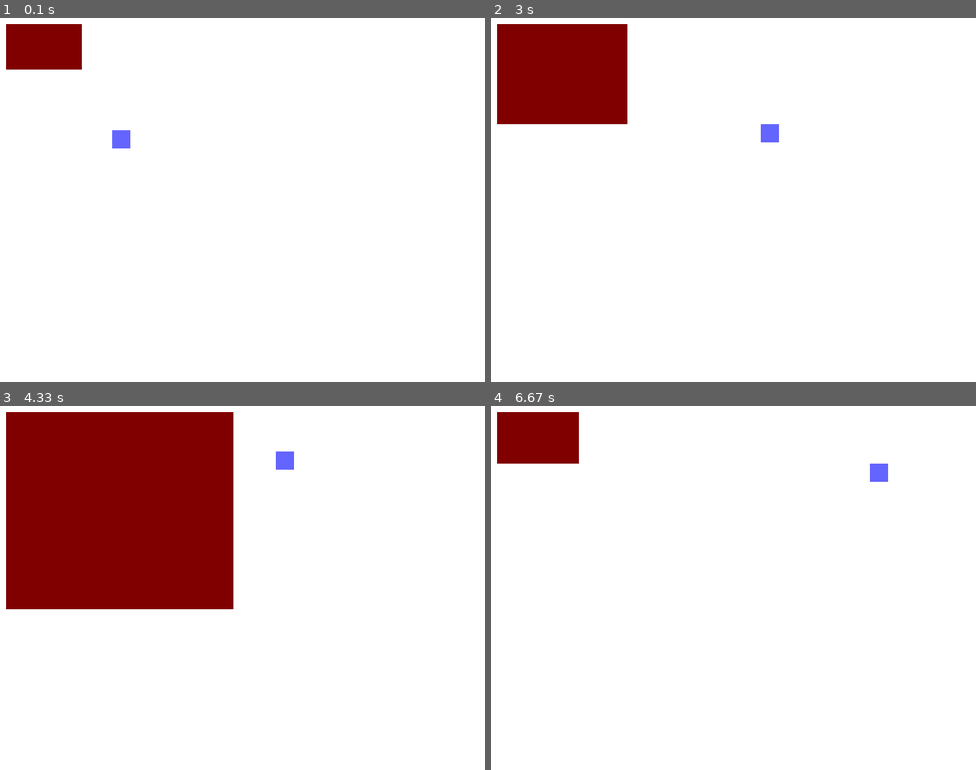
Above: before the commit, frames 1-4 (two rows, left to right).
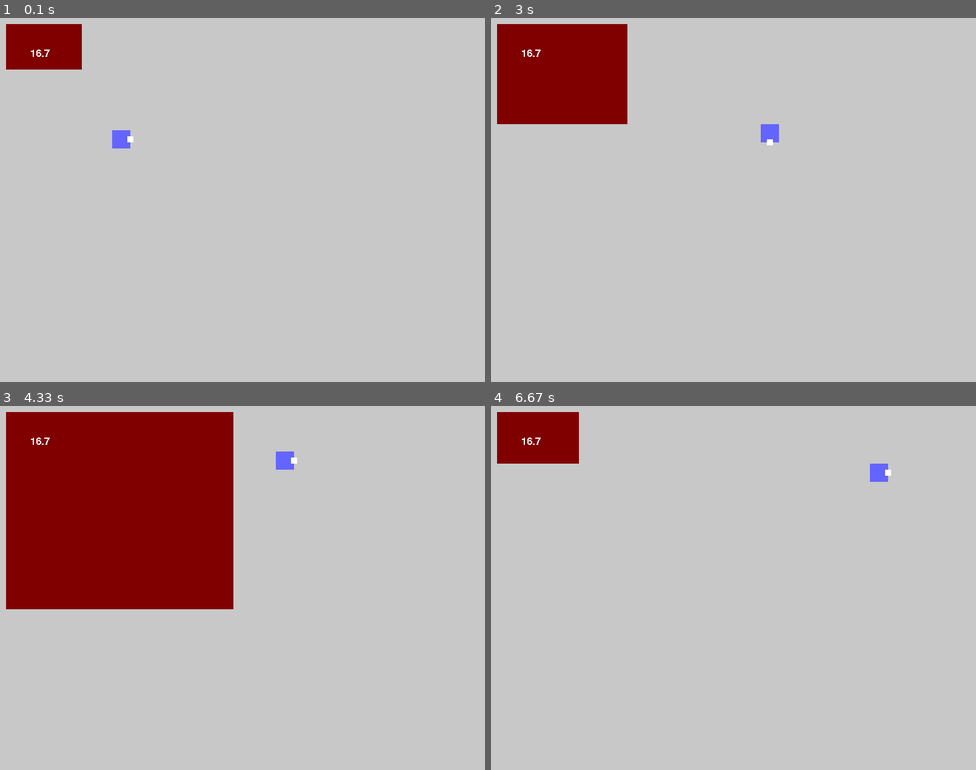
Above: after the commit, the same moments.

Repository: macchan1978/python_game
Game: pygame game, started from pygame_main.py
Two runs of this game, one before a commit and one after it. Both use one fixed random seed, a clock stepped at 60 frames per second and the inputs below.
Inputs:
- Up to frame 1 (0.1 s): no input
- Up to frame 2 (3 s): hold Space 0.33-0.8 s; hold Right 0.33-0.8 s; hold Right 0.83-1.3 s; hold Up 1.33-1.63 s; hold Right 1.67-2.13 s; hold Left 2.17-2.7 s; hold Down from 2.73 s (still down)
- Up to frame 3 (4.33 s): release Down at 3.03 s; hold Left 3.07-3.47 s; hold Up 3.5-3.87 s; hold Right from 3.9 s (still down)
- Up to frame 4 (6.67 s): release Right at 4.53 s; hold Down 4.57-4.93 s; hold Left 4.97-5.43 s; hold Right 5.47-5.93 s; hold Up 5.97-6.27 s; hold Right from 6.3 s (still down)

The runs differ from the first frame. In frame 1, 98% of the frame differs, in the area x 0-100%, y 0-100%; in frame 2, 92%; in frame 3, 74%; in frame 4, 97%.

Commit message:
playerのキー入力処理を整理

Diff:
--- a/objects/objectBase.py
+++ b/objects/objectBase.py
@@ -1,3 +1,5 @@
+from __future__ import annotations
+import math
 import pygame as pg
 
 
@@ -13,6 +15,8 @@
     def __init__(self, x: int, y: int):
         self.x = x
         self.y = y
+    def toTuple(self)->tuple[int,int]:
+        return (self.x, self.y)
 
 
 class PosF:
@@ -34,6 +38,14 @@
     def __mul__(self, trg: float):
         return VecF(self.x*trg, self.y*trg)
 
+    def length(self):
+        return math.sqrt(self.x*self.x+self.y*self.y)
+
+    def normalize(self):
+        len = self.length()
+        return VecF(self.x/len, self.y/len)
+
+
 
 def main():
     v = VecF(1, 2)
--- a/objects/player.py
+++ b/objects/player.py
@@ -1,35 +1,63 @@
 from __future__ import annotations
 import pygame as pg
+import numpy as np
 from .objectBase import *
 from .bullet import *
+from pygame_main import GamePad
 
 
 class Player(ObjectBase):
     def __init__(self, pos: PosF):
+        self.counter = 0
+        self.shotCount = 0
         self.color = [100, 100, 255]
         self.pos = pos
+        self.speed = 5
         self.dirVec = VecF(1, 0)
         self.moveVec = VecF(0, 0)
         self.rect = pg.Rect(0, 0, 30, 30)
+        self.rectDir = pg.Rect(0, 0, 10, 10)
         self.updateRect()
 
+    def play(self, pad: GamePad, bullets: list[Bullet]):
+        speed = self.speed
+        if pad.keyUp:
+            self.setMoveVec(VecF(0, -speed))
+        if pad.keyRight:
+            self.setMoveVec(VecF(speed, 0))
+        if pad.keyDown:
+            self.setMoveVec(VecF(0, speed))
+        if pad.keyLeft:
+            self.setMoveVec(VecF(-speed, 0))
+        if pad.buttonSpace:
+            self.shot(bullets)
+        pass
+
     def updateRect(self):
-        posI = self.pos.toPosI()
-        self.rect.center = (posI.x, posI.y)
+        self.rect.center = self.pos.toPosI().toTuple()
 
-    def move(self, vec: VecF):
-        self.moveVec = self.dirVec = vec
+    def setMoveVec(self, vec: VecF):
+        self.moveVec = vec
+        self.dirVec = vec.normalize()
 
     def shot(self, bullets: list[Bullet]):
-        bullets.append(Bullet(self.pos, self.dirVec*2))
+        if self.shotCount + 10 > self.counter:
+            return
+        bullets.append(Bullet(self.pos, self.dirVec*2*self.speed))
+        self.shotCount = self.counter
+
         pass
 
     def tick(self):
         self.pos += self.moveVec
         self.moveVec = VecF(0, 0)
         self.updateRect()
+        self.counter += 1
 
     def render(self, surface: pg.surface.Surface):
         pg.draw.rect(surface, color=self.color, rect=self.rect)
+        dirRectPos = self.pos + self.dirVec*15
+        self.rectDir.center = dirRectPos.toPosI().toTuple()
+        pg.draw.rect(surface, (255, 255, 255), rect=self.rectDir)
 
         pass
--- a/pygame_main.py
+++ b/pygame_main.py
@@ -1,10 +1,35 @@
 from __future__ import annotations
 from collections import defaultdict
+import time
 from objects import *
 import pygame as pg
 import os
 import numpy as np
 # define a main function
+
+
+class GamePad:
+    def __init__(self):
+        self.keyUp = False
+        self.keyRight = False
+        self.keyDown = False
+        self.keyLeft = False
+        self.buttonSpace = False
+        pass
+
+    def processEvent(self, event: pg.Event):
+        isKeyDown = event.type == pg.KEYDOWN
+        if event.type in [pg.KEYDOWN, pg.KEYUP]:
+            if event.key == pg.K_RIGHT:
+                self.keyRight = isKeyDown
+            if event.key == pg.K_LEFT:
+                self.keyLeft = isKeyDown
+            if event.key == pg.K_UP:
+                self.keyUp = isKeyDown
+            if event.key == pg.K_DOWN:
+                self.keyDown = isKeyDown
+            if event.key == pg.K_SPACE:
+                self.buttonSpace = isKeyDown
 
 
 def main():
@@ -18,7 +43,8 @@
 
     # create a surface on screen that has the size of 240 x 180
     screen = pg.display.set_mode((800, 600))
-
+    myfont = pg.font.SysFont("", 25)
+    dispText = myfont.render("test", True, (0, 128, 0))
     # define a variable to control the main loop
     running = True
     counter = 0
@@ -27,55 +53,46 @@
 
     player = Player(pos=PosF(200, 200))
 
-    vec = np.array((0, 0))
     bullets: list[Bullet] = []
-    vec = None
+    tpc = [time.perf_counter(), 0]
+
+    gamePad = GamePad()
     while running:
-        shot = False
+        # 処理時間
+        tpc[1] = time.perf_counter()
+        tpcMs = 1000*(tpc[1]-tpc[0])
+        dispText = myfont.render(f'{tpcMs:.3g}', False, (255, 255, 255))
+        tpc[0] = tpc[1]
+
         clock.tick(60)
         for event in pg.event.get():
+            gamePad.processEvent(event)
             if event.type == pg.QUIT:
                 running = False
             if event.type == pg.KEYDOWN:
-                if event.key == pg.K_RIGHT:
-                    vec = np.array((speed, 0))
-                if event.key == pg.K_LEFT:
-                    vec = np.array((-speed, 0))
-                if event.key == pg.K_UP:
-                    vec = np.array((0, -speed))
-                if event.key == pg.K_DOWN:
-                    vec = np.array((0, speed))
-                if event.key == pg.K_SPACE:
-                    shot = True
                 if event.key == pg.K_ESCAPE:
                     running = False
-            if event.type == pg.KEYUP:
-                if event.key in [pg.K_RIGHT, pg.K_LEFT, pg.K_UP, pg.K_DOWN]:
-                    vec = np.array((0, 0))
-                    vec = None
 
         counter += counterAdd
         if counter > 500 or counter < 0:
             counterAdd = -counterAdd
-        print(f'counter : {counter}')
 
-        if vec is not None:
-            player.move(VecF(vec[0], vec[1]))
-        if shot:
-            player.shot(bullets)
+        player.play(gamePad, bullets)
         player.tick()
 
         for b in bullets:
             b.tick()
         bullets = [b for b in bullets if b.isLive()]
 
-        screen.fill((255, 255, 255))
+        screen.fill((200, 200, 200))
         # MEMO : rectは半透明を使えない。
         pg.draw.rect(screen, color=(128, 0, 0), rect=[
                      10, 10, 100+counter, 50+counter])
         player.render(screen)
         for b in bullets:
             b.render(screen)
+
+        screen.blit(dispText, (50, 50))
         # pg.draw.ellipse(screen, color=(100, 100, 255),
         #                 rect=[pos[0], pos[1], 30, 30])
         pg.display.flip()
